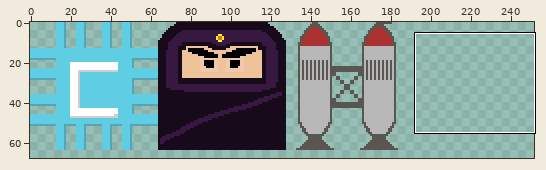
A pixel-art file gets an edit: public/assets/sprites/tileset.aseprite. The first picture is a wide view before the edit; the outline marks the close-up.
Close-up. Before the commit:
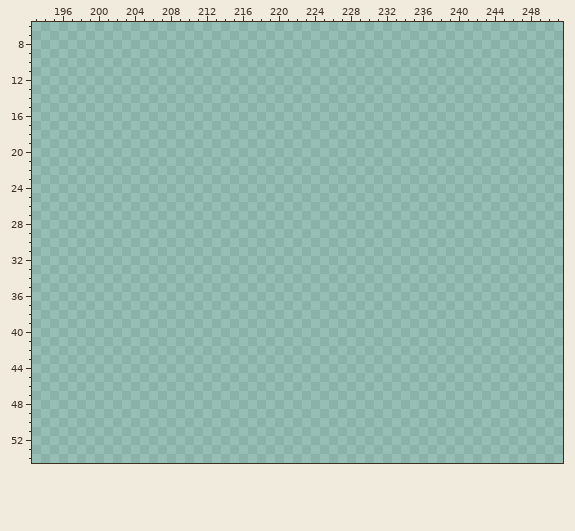
640x640 pixels, 1 frame. Shown: x 193..251, y 6..54. The wide view leaves out empty margins.
After the commit:
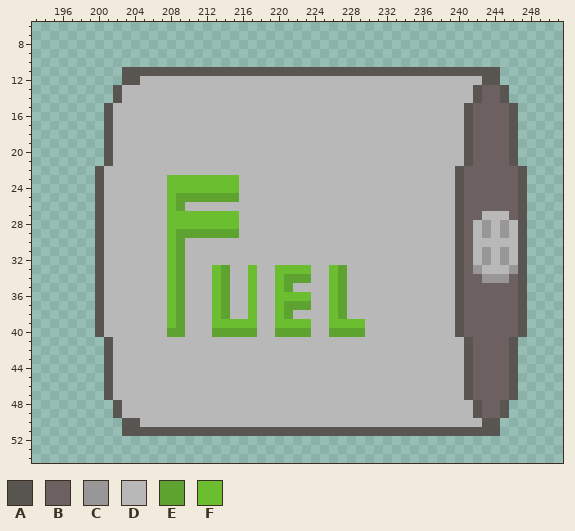
Palette (. is transparent): A #595652  B #6d6060  C #989696  D #b8b8b8  E #5ea32f  F #6abe30
The commit says: Added fuel tank
The exact change:
The author put colour A in row 11 at x 203 to 244; in row 12 at x 203 to 204 and 243 to 244; in rows 13 to 14 at x 202, 242 and 245; in rows 15 to 21 at x 201, 241 and 246; in rows 22 to 40 at x 200, 240 and 247; in rows 41 to 47 at x 201, 241 and 246.
The author put colour A in rows 48 to 49 at x 202, 242 and 245; in row 50 at x 203 to 204 and 243 to 244; in row 51 at x 203 to 244.
The author put colour B in rows 13 to 14 at x 243 to 244; in rows 15 to 21 at x 242 to 245; in rows 22 to 26 at x 241 to 246; in row 27 at x 241 to 242 and 246; in rows 28 to 33 at x 241; in row 34 at x 241 to 242 and 246.
The author put colour B in rows 35 to 40 at x 241 to 246; in rows 41 to 47 at x 242 to 245; in rows 48 to 49 at x 243 to 244.
The author put colour C in rows 28 to 29 at x 243 and 245; in rows 31 to 32 at x 243 and 245; in row 33 at x 242 and 246; in row 34 at x 243 to 245.
The author put colour D in row 12 at x 205 to 242; in rows 13 to 14 at x 203 to 241; in rows 15 to 21 at x 202 to 240; in row 22 at x 201 to 239; in rows 23 to 25 at x 201 to 207 and 216 to 239; in row 26 at x 201 to 207 and 210 to 239.
The author put colour D in row 27 at x 201 to 207, 216 to 239 and 243 to 245; in rows 28 to 29 at x 201 to 207, 216 to 239, 242, 244 and 246; in row 30 at x 201 to 207, 210 to 239 and 242 to 246; in rows 31 to 32 at x 201 to 207, 210 to 239, 242, 244 and 246; in row 33 at x 201 to 207, 210 to 212, 215 to 216, 218 to 219, 224 to 225, 228 to 239 and 243 to 245; in row 34 at x 201 to 207, 210 to 212, 215 to 216, 218 to 219, 224 to 225 and 228 to 239.
The author put colour D in row 35 at x 201 to 207, 210 to 212, 215 to 216, 218 to 219, 222 to 225 and 228 to 239; in rows 36 to 37 at x 201 to 207, 210 to 212, 215 to 216, 218 to 219, 224 to 225 and 228 to 239; in row 38 at x 201 to 207, 210 to 212, 215 to 216, 218 to 219, 222 to 225 and 228 to 239; in rows 39 to 40 at x 201 to 207, 210 to 212, 218 to 219, 224 to 225 and 230 to 239; in rows 41 to 47 at x 202 to 240; in rows 48 to 49 at x 203 to 241.
The author put colour D in row 50 at x 205 to 242.
The author put colour E in row 25 at x 209 to 215; in row 26 at x 209; in row 29 at x 209 to 215; in rows 30 to 32 at x 209; in row 33 at x 209, 214 and 227; in row 34 at x 209, 214, 221 to 223 and 227.
The author put colour E in row 35 at x 209, 214, 221 and 227; in row 36 at x 209, 214 and 227; in row 37 at x 209, 214, 221 to 223 and 227; in row 38 at x 209, 214, 221 and 227; in row 39 at x 209; in row 40 at x 208 to 209, 213 to 217, 220 to 223 and 226 to 229.
The author put colour F in rows 23 to 24 at x 208 to 215; in rows 25 to 26 at x 208; in rows 27 to 28 at x 208 to 215; in rows 29 to 32 at x 208; in row 33 at x 208, 213, 217, 220 to 223 and 226; in rows 34 to 35 at x 208, 213, 217, 220 and 226.
The author put colour F in row 36 at x 208, 213, 217, 220 to 223 and 226; in rows 37 to 38 at x 208, 213, 217, 220 and 226; in row 39 at x 208, 213 to 217, 220 to 223 and 226 to 229.
